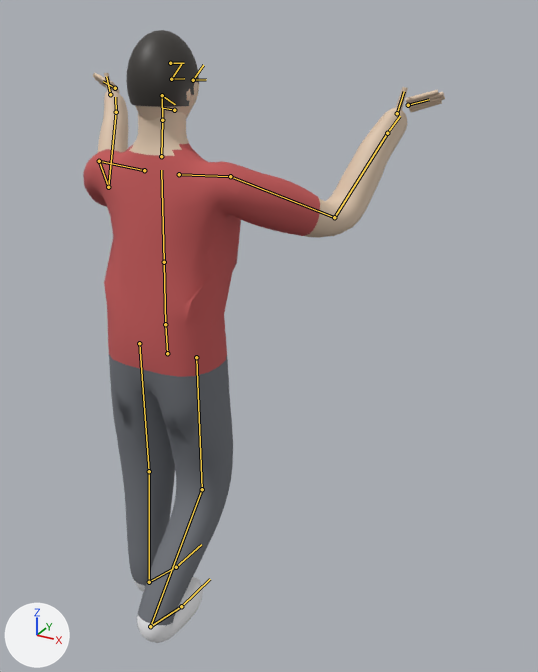
Renders of the glTF model characters/marco.glb from each side of a commit.
Before and after are seen from a 50 mm lens placed at (1.192, -1.564, 1.853), pointed at (0.206, 0.23, 0.956). The axes (+X, +Y, +Z) are drawn at lower left. The lights are the same throughout. The picture after the commit comes second. Both versions are drawn at frame 0 of the action 'carry'; the numbers are the values there. The bones that change, and the others that lie on the model, are drawn over the model as lines.

In view in the first picture: 'marco_Mesh'.
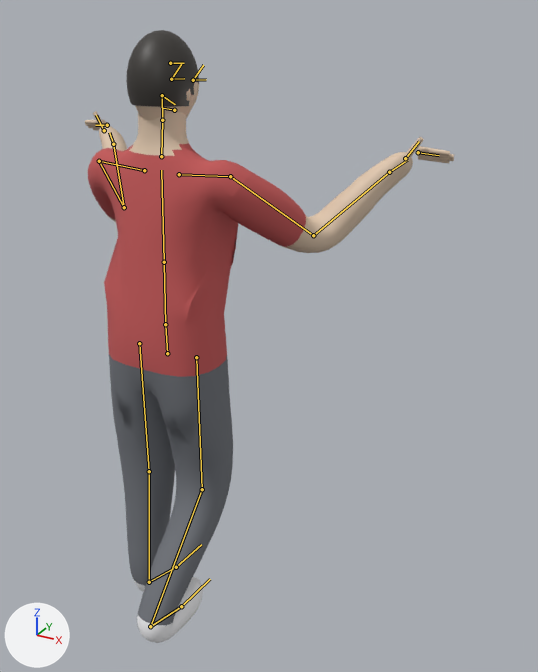
What differs and where, as boxes (x1, y1, x2, y2) in the pictures (538 x 672 px):
'marco_Mesh', posed
    before: (83, 30, 445, 643)
    after: (85, 30, 454, 643)
bone 'UpperArm.L', root to tip
    before: (99, 161) to (108, 187)
    after: (99, 161) to (124, 207)
bone 'UpperArm.R', root to tip
    before: (230, 176) to (334, 217)
    after: (230, 176) to (313, 235)

What the commit changed:
Bone 'UpperArm.L' (bone_upperarm_l) turns from (54, -14, -32) to (45, -22, -48) degrees about its own x, y and z.
Bone 'UpperArm.R' (bone_upperarm_r) turns from (54, 14, 32) to (45, 22, 48) degrees about its own x, y and z.
